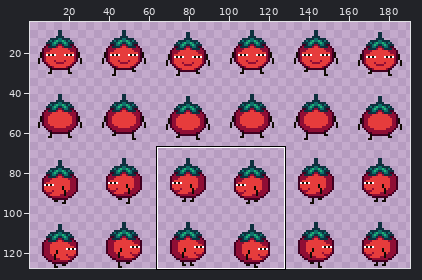
Two states of a sprite sheet, assets/player/tomatodoki_walk.png. Above, an overview of the earlier version with the close-up marked.
Close-up. Before the commit:
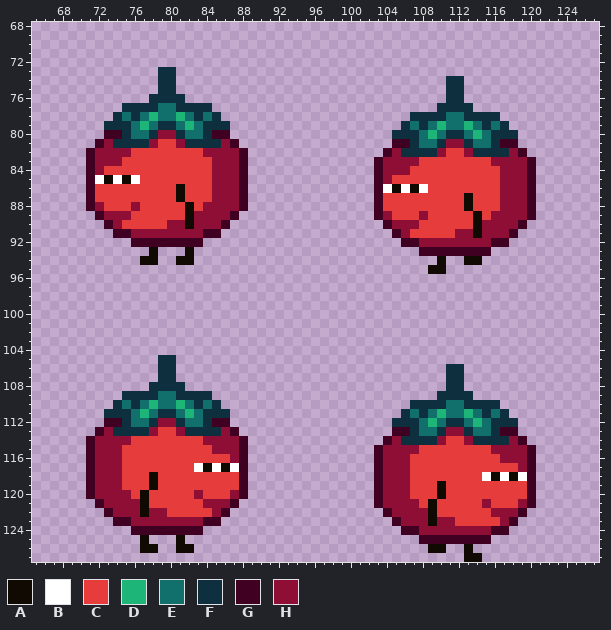
The file is 192x128 pixels. Shown: x 65..127, y 68..127. The wide view leaves out empty margins. The commit also changed other parts of the picture, which this record leaves out.
Palette (. is transparent): A #110a03  B #ffffff  C #e63c3c  D #1eb678  E #11706b  F #0e303e  G #400021  H #8f0e35
Pixels before (only the part around the change), first column x 68:
 68 ............................................................
 69 ............................................................
 70 ............................................................
 71 ............................................................
 72 ............................................................
 73 ...........FF...............................................
 74 ...........FF..............................FF...............
 75 ...........FF..............................FF...............
 76 ..........FFFF.............................FF...............
 77 .......FFFFEEFFFF.........................FFFF..............
 78 ......FEFEDEEDEFEF.....................FFFFEEFFFF...........
 79 .....FFFEDEFFEDEFFF...................FEFEDEEDEFEF..........
 80 .....GGFEEFHHFEEFGG..................FFFEDEFFEDEFFF.........
 81 ....GHFFFFHCCHFFFFHG.................GGFEEFHHFEEFGG.........
 82 ...GHHHHCCCCCCCCHHHHG...............GHFFFFHCCHFFFFHG........
 83 ...GHHHCCCCCCCCCCHHHG..............GHHHHCCCCCCCCHHHHG.......
 84 ...GHCCCCCCCCCCCCHHHG..............GHHHCCCCCCCCCCHHHG.......
 85 ...GBABABCCCCCCCCHHHG..............GHCCCCCCCCCCCCHHHG.......
 86 ...GCCCCCCCCCACCCHHHG..............GBABABCCCCCCCCHHHG.......
 87 ...GCCCCCCCCCACCCHHHG..............GCCCCCCCCCACCCHHHG.......
 88 ...GHCCCHCCCCCACHHHHG..............GCCCCCCCCCACCCHHHG.......
 89 ....GHHHCCCCCCAHHHHG...............GHCCCHCCCCCACHHHHG.......
 90 .....GHCCCCCHHAHHHG.................GHHHCCCCCCAHHHHG........
 91 ......GGHHHHHHHHGG...................GHCCCCCHHAHHHG.........
 92 ........GGGGGGGG......................GGHHHHHHHHGG..........
 93 ..........A...A.........................GGGGGGGG............
 94 .........AA..AA...........................A..AA.............
 95 .........................................AA.................
 96 ............................................................
 97 ............................................................
 98 ............................................................
 99 ............................................................
100 ............................................................
101 ............................................................
102 ............................................................
103 ............................................................
104 ............................................................
105 ...........FF...............................................
106 ...........FF..............................FF...............
107 ...........FF..............................FF...............
108 ..........FFFF.............................FF...............
109 .......FFFFEEFFFF.........................FFFF..............
110 ......FEFEDEEDEFEF.....................FFFFEEFFFF...........
111 .....FFFEDEFFEDEFFF...................FEFEDEEDEFEF..........
112 .....GGFEEFHHFEEFGG..................FFFEDEFFEDEFFF.........
113 ....GHFFFFHCCHFFFFHG.................GGFEEFHHFEEFGG.........
114 ...GHHHHCCCCCCCCHHHHG...............GHFFFFHCCHFFFFHG........
115 ...GHHHCCCCCCCCCCHHHG..............GHHHHCCCCCCCCHHHHG.......
116 ...GHHHCCCCCCCCCCCCHG..............GHHHCCCCCCCCCCHHHG.......
117 ...GHHHCCCCCCCCBABABG..............GHHHCCCCCCCCCCCCHG.......
118 ...GHHHCCCACCCCCCCCCG..............GHHHCCCCCCCCBABABG.......
119 ...GHHHCCCACCCCCCCCCG..............GHHHCCCACCCCCCCCCG.......
120 ...GHHHHCACCCCCHCCCHG..............GHHHCCCACCCCCCCCCG.......
121 ....GHHHHACCCCCCHHHG...............GHHHHCACCCCCHCCCHG.......
122 .....GHHHAHHCCCCCHG.................GHHHHACCCCCCHHHG........
123 ......GGHHHHHHHHGG...................GHHHAHHCCCCCHG.........
124 ........GGGGGGGG......................GGHHHHHHHHGG..........
125 .........A...A..........................GGGGGGGG............
126 .........AA..AA..........................AA..A..............
127 .............................................AA.............
Once edited:
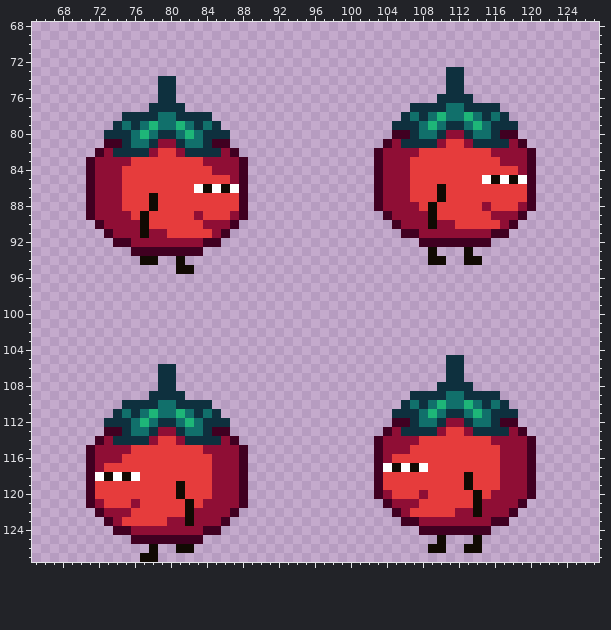
The edit:
Changed rows in their new state; - is an unchanged pixel.
first column x 71:
 73 --------..------------------------------FF--------
 76 -------.--.----------------------------F--F-------
 77 ----...-FF-...----------------------FFF-EE-FFF----
 78 ---.F-FF--FF-F.--------------------FE-ED--DE-EF---
 79 --.-EFEDEEDEFE-.------------------F-FEDEFFEDEF-F--
 80 --FF--DEFFED--FF------------------GG--EFHHFE--GG--
 81 -.GG-EEFHHFEE-GG.----------------GHF-FFHCCHFF-FHG-
 82 .G-FFFFH--HFFFF-G.--------------GH-HHCCC--CCCHH-HG
 83 ----H--------H----------------------C--------C----
 84 --HH------------------------------------------CC--
 85 -HHHCC--------CC------------------HH--------BABAB-
 86 -HHH------C-BABAB----------------HHHCC-A------CCC-
 87 -HHH---A--C---CCC----------------HHH---A--C---CCC-
 88 --HH-C-A---C-CCCC----------------HHHH-A---C-H-CC--
 89 GH----A----C-CCCHG--------------.GHHH-A----C----G.
 90 -GH-HHA--CCCC--HG----------------.G--HAHH--CCC-G.-
 91 --GHH-A--CCCCCHG------------------.GGHHHH--H-GG.--
 92 ---GGHHHHHHHHGG--------------------..GGGGGGGG..---
 93 -----GGGGGGGG------------------------.A...A..-----
 94 -----------.--------------------------A-----------
 95 ----------AA--------------------------..----------
first column x 71:
105 --------..------------------------------FF--------
108 -------.--.----------------------------F--F-------
109 ----...-FF-...----------------------FFF-EE-FFF----
110 ---.F-FF--FF-F.--------------------FE-ED--DE-EF---
111 --.-EFEDEEDEFE-.------------------F-FEDEFFEDEF-F--
112 --FF--DEFFED--FF------------------GG--EFHHFE--GG--
113 -.GG-EEFHHFEE-GG.----------------GHF-FFHCCHFF-FHG-
114 .G-FFFFH--HFFFF-G.--------------GH-HHCCC--CCCHH-HG
115 ----H--------H----------------------C--------C----
116 --------------HH------------------CC--------------
117 --CC--------CCHHH----------------BABAB--------HH--
118 -BABAB-C------HHH----------------CCC------A-CCHHH-
119 -CCC---C--A---HHH----------------CCC---C--A---HHH-
120 -CCCC-C---A-C-HH------------------CC-H-C---A-HHHH-
121 GHCCC-C----A----HG--------------.G----C----A-HHHG.
122 -GH--CCCC--AHH-HG----------------.G-CCC--HHAH--G.-
123 --GHCCCCC--A-HHG------------------.GG-H--HHHHGG.--
124 ---GGHHHHHHHHGG--------------------..GGGGGGGG..---
125 -----GGGGGGGG------------------------..A...A.-----
126 ------.------------------------------------A------
127 ------AA----------------------------------..------
Pixel boxes of the changes (left, top, right, bottom) in both close-ups:
changed: (86, 67, 248, 274)
changed: (374, 67, 536, 274)
changed: (86, 355, 248, 562)
changed: (374, 355, 536, 562)
